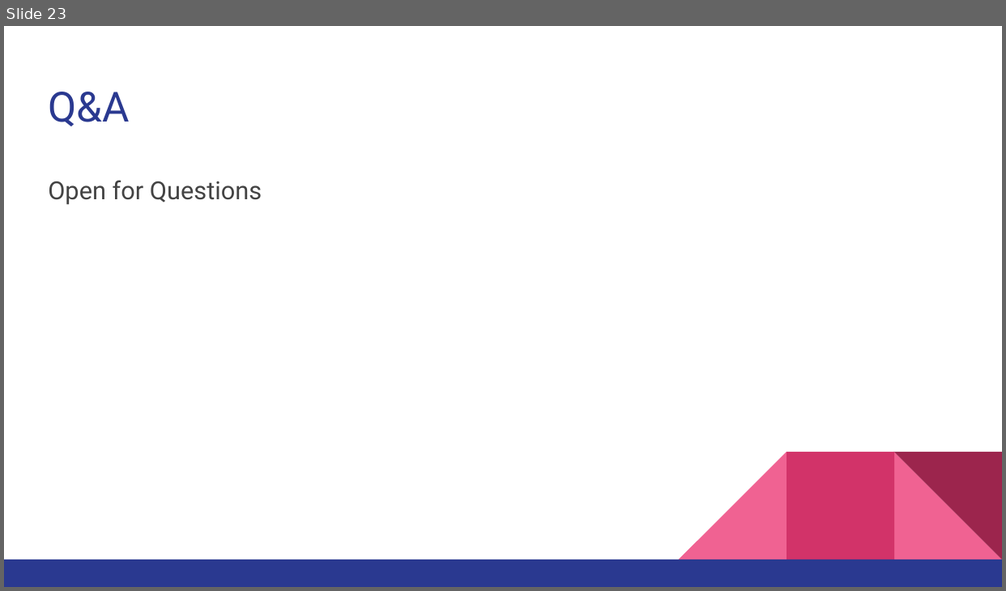
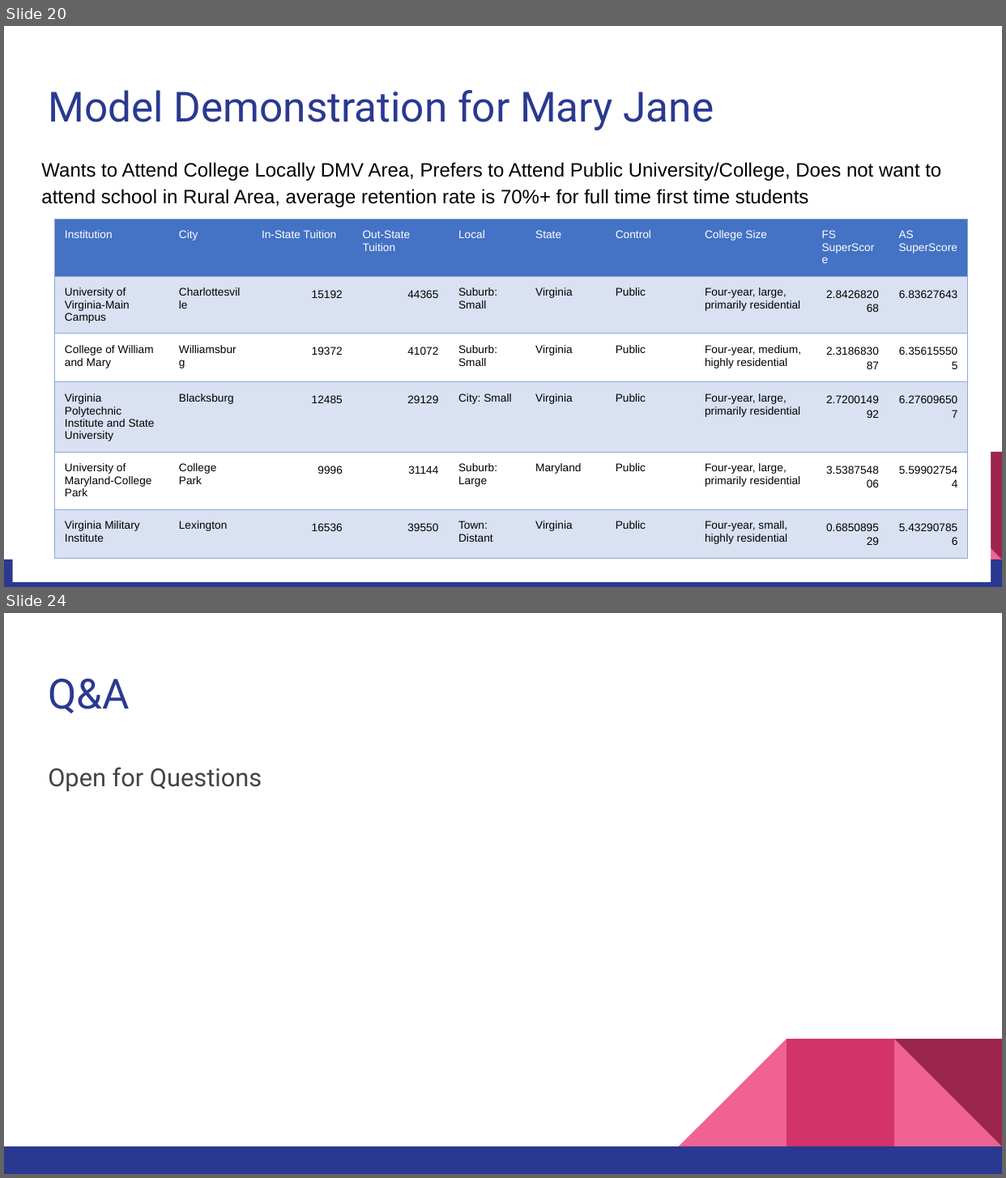
Before and after one commit to brooksrelyt/infm600, a slide deck: College Scorecard Analysis Project/College Selection Model Presentation.pptx. Shown one above the other, each under a label of ours: slide 23 before the commit, slides 20 and 24 after it; the slides between them are not shown. The pictures are 1006x591 and 1006x1178 pixels, drawn with LibreOffice and Linux fonts; fonts in the diff are those of the drawing. Boxes give left, top, right and bottom in pixels: in the first picture for what was removed or moved away, otherwise in the second. Text is boxed around its words. In the diff, an @@ line names an element or a change of style, - is before the commit and + after.

```diff
--- a/College Scorecard Analysis Project/College Selection Model Presentation.pptx
+++ b/College Scorecard Analysis Project/College Selection Model Presentation.pptx
@@ slide 20 added at [4,26,1002,587], background #FFFFFF; not listed: 3 template elements that a slide beside it also shows @@
@@ title added at [48,90,714,130], 30 pt, text #2A3990 @@
+Model Demonstration for Mary Jane
@@ text added at [41,162,941,207], 14 pt, text #000000 @@
+Wants to Attend College Locally DMV Area, Prefers to Attend Public University/College, Does not want to attend school in Rural Area, average retention rate is 70%+ for full time first time students
@@ rectangle added at [13,203,991,582], fill #FFFFFF @@
@@ table added at [55,219,967,573], 6 rows, 10 columns @@
+Institution | City | In-State Tuition | Out-State Tuition | Local | State | Control | College Size | FS SuperScore | AS SuperScore
+University of Virginia-Main Campus | Charlottesville | 15192 | 44365 | Suburb: Small | Virginia | Public | Four-year, large, primarily residential | 2.842682068 | 6.83627643
+College of William and Mary | Williamsburg | 19372 | 41072 | Suburb: Small | Virginia | Public | Four-year, medium, highly residential | 2.318683087 | 6.356155505
+Virginia Polytechnic Institute and State University | Blacksburg | 12485 | 29129 | City: Small | Virginia | Public | Four-year, large, primarily residential | 2.720014992 | 6.276096507
+University of Maryland-College Park | College Park | 9996 | 31144 | Suburb: Large | Maryland | Public | Four-year, large, primarily residential | 3.538754806 | 5.599027544
+Virginia Military Institute | Lexington | 16536 | 39550 | Town: Distant | Virginia | Public | Four-year, small, highly residential | 0.685089529 | 5.432907856
@@ what was slide 23 is now slide 24 @@
```
Also in this commit, not shown: 12 slides changed, 4 other slides added, 4 slides removed.
